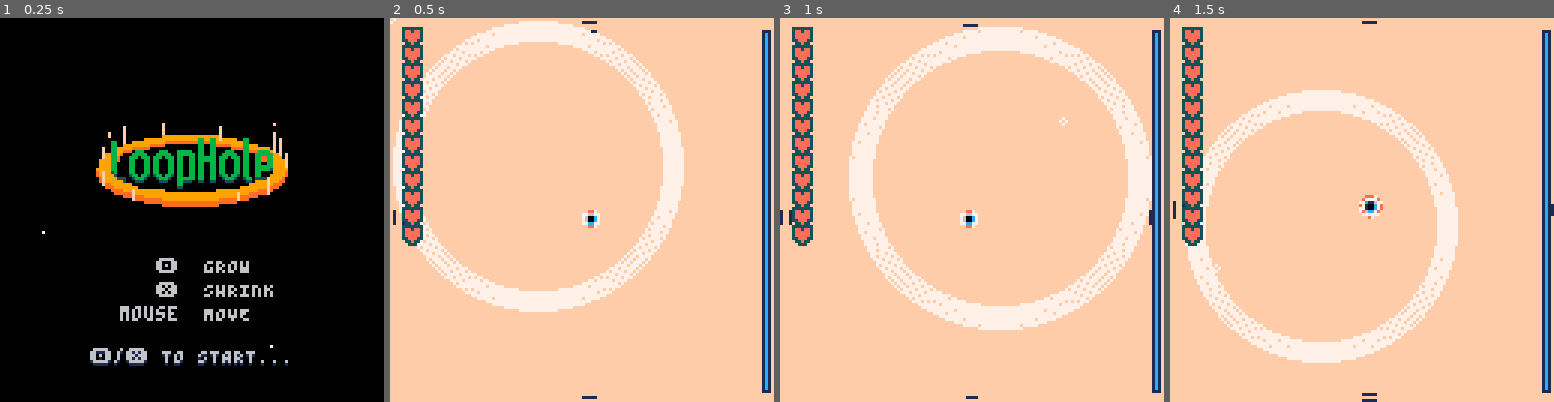
Above: before the commit, frames 1-4 (left to right).
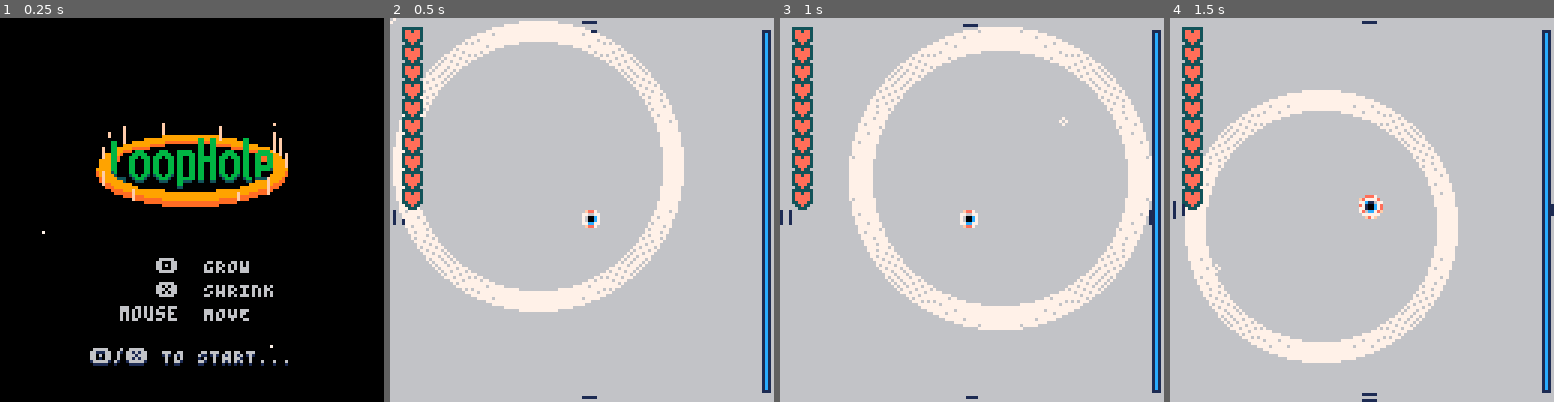
Above: after the commit, the same moments.

Repository: Alfie-Edwards/LoopHole
Game: PICO-8 cartridge loop.p8
The game is run twice, just before and just after one commit, with the same random seed, the same clock (stepped at 60 frames per second) and the same inputs.
Inputs (mouse positions are in pixels of both pictures, inside the frame that each line leads up to):
- Up to frame 1 (0.25 s): no input
- Up to frame 2 (0.5 s): tap X (X key) at 0.33 s
- Up to frame 3 (1 s): click (1060, 121) at 0.67 s; tap O (Z key) at 0.7 s
- Up to frame 4 (1.5 s): tap X (X key) at 1.07 s; click (1216, 267) at 1.22 s

Frame 1 is identical in both runs. In frame 2, 86% of the frame differs, in the area x 0-100%, y 0-100%; in frame 3, 82%; in frame 4, 85%.

Commit message:
* sketch out the rest of the timeline * allow processing multiple plan steps in one update * fix for vein cell offsets * fix _make_sprite_zoom_scene for non-square sprites * multiply speed per cycle * max health to 10

Diff:
--- a/loop.p8
+++ b/loop.p8
@@ -52,7 +52,7 @@
 loop_min_r = 6
 loop_nudge_amount = 0.5
 
-loop_max_health = 12
+loop_max_health = 10
 loop_resize_rate = 2.5
 
 paralax_amount = 0.1
@@ -67,6 +67,7 @@
 }
 
 speed = 0.08
+per_cycle_speed_multiplier = 1.2
 
 
 -- main behaviour
@@ -215,6 +216,9 @@
 		seen_obstacle_this_scene = false
 		timeline_idx = go_to_next_scene(timeline_idx)
 		t_started_scene = t()
+		if timeline_idx > 1 and (timeline_idx - 1) % #timeline == 0 then
+			speed *= per_cycle_speed_multiplier
+		end
 	else
 		local new_obstacles = update_scene(timeline_idx, scene_progress())
 		for _, obstacle in ipairs(new_obstacles) do
@@ -266,7 +270,8 @@
 		   curio.sprite == sprite_index.plastic2 or
 		   curio.sprite == sprite_index.plastic3 or
 		   curio.sprite == sprite_index.plasticbag or
-		   curio.sprite == sprite_index.can then
+		   curio.sprite == sprite_index.can or
+		   curio.sprite == sprite_index.cd then
 			woosh = wooshes.glug
 		elseif curio.r > 20 then
 			woosh = wooshes.big
@@ -950,7 +955,7 @@
 		w = 16,
 		h = 16,
 	},
-	cd = {
+	fish = {
 		x = 0 * 16,
 		y = 6 * 16,
 		w = 16 * 4,
--- a/timeline.lua
+++ b/timeline.lua
@@ -97,30 +97,46 @@
 			if (this.state.dust_spawner ~= nil) this.state.dust_spawner.maybe_spawn(this.state.dust_spawner)
 
 			-- potentially spawn new curios
-			local candidate = this.plan[this.state.plan_idx]
-
-			if not this.state.completed_indices[this.state.plan_idx] and progress > candidate.progress then
-				this.state.completed_indices[this.state.plan_idx] = true
-				this.state.plan_idx += 1
-
-				-- deepcopy the curio to make it easy to reset the scene and
-				-- have it still work next time around
-				local curios = deepcopy(candidate.curios)
-
-				if curios[1] == nil then
-					curios = {curios}
+			local results = {}
+			local current_idx = this.state.plan_idx
+
+			while current_idx <= #this.plan do
+				if not this.state.completed_indices[current_idx] then
+					local candidate = this.plan[current_idx]
+					if progress <= candidate.progress then
+						break
+					end
+
+					this.state.completed_indices[current_idx] = true
+
+					-- deepcopy the curio to make it easy to reset the scene and
+					-- have it still work next time around
+					local curios = deepcopy(candidate.curios)
+
+					if curios[1] == nil then
+						curios = {curios}
+					end
+
+					local result = {}
+					for _, curio in ipairs(curios) do
+						add(this.state.submitted, curio)
+						add(result, curio)
+					end
+
+					add(results, result)
 				end
-
-				local result = {}
-				for _, curio in ipairs(curios) do
-					add(this.state.submitted, curio)
-					add(result, curio)
+				current_idx += 1
+			end
+
+			this.state.plan_idx = (current_idx - 1)
+			-- merge all the individual results lists into one
+			local res = {}
+			for _, ls in ipairs(results) do
+				for _, c in ipairs(ls) do
+					add(res, c)
 				end
-
-				return result
 			end
-
-			return {}
+			return res
 		end,
 		draw_background=function(this, progress, next_bg_col)
 			reset_pal()
@@ -170,9 +186,10 @@
 	}
 end
 
--- size = the width of the sprite in the world (not on the sprite sheet)
---        for 'corner' sprites, this is the width of *one* of the corners.
-function _make_sprite_zoom_scene(bg_col, sprite, spr_z_start, size, x, y, flip_x, flip_y)
+-- width = the width of the sprite in the world (not on the sprite sheet)
+--         for 'corner' sprites, this is the width of *one* of the corners.
+function _make_sprite_zoom_scene(bg_col, sprite, width, spr_z_start, x, y, flip_x, flip_y)
+	if (spr_z_start == nil) spr_z_start = z_start
 	if (x == nil) x = 0
 	if (y == nil) y = 0
 	if (flip_x == nil) flip_x = false
@@ -195,7 +212,8 @@
 			end
 
 			local sx, sy = world_to_screen(x, y, z)
-			local ssize = cam.zoom * (size / z)
+			local sw = cam.zoom * (width / z)
+			local sh = sw * (sprite.h / sprite.w)
 
 			if sprite.corner then
 				-- NOTE: smush the quarters together by a pixel cause otherwise
@@ -203,33 +221,32 @@
 				-- top-left
 				sspr(sprite.x, sprite.y,
 				     sprite.w, sprite.h,
-				     (sx - ssize) + 1, (sy - ssize) + 1,
-				     ssize, ssize,
+				     (sx - sw) + 1, (sy - sh) + 1,
+				     sw, sh,
 				     true, false)
 				-- top-right
 				sspr(sprite.x, sprite.y,
 				     sprite.w, sprite.h,
-				     sx, (sy - ssize) + 1,
-				     ssize, ssize,
+				     sx, (sy - sh) + 1,
+				     sw, sh,
 				     false, false)
 				-- bottom-left
 				sspr(sprite.x, sprite.y,
 				     sprite.w, sprite.h,
-				     (sx - ssize) + 1, sy,
-				     ssize, ssize,
+				     (sx - sw) + 1, sy,
+				     sw, sh,
 				     true, true)
 				-- bottom-right
 				sspr(sprite.x, sprite.y,
 				     sprite.w, sprite.h,
 				     sx, sy,
-				     ssize, ssize,
+				     sw, sh,
 				     false, true)
 			else
-				local srad = ssize / 2
 				sspr(sprite.x, sprite.y,    -- sprite_x, sprite_y
 				     sprite.w, sprite.h,    -- sprite_w, sprite_h
-				     sx - srad, sy - srad,  -- x, y
-				     ssize, ssize,          -- w, h
+				     sx - sw/2, sy - sh/2,  -- x, y
+				     sw, sh,                -- w, h
 				     false, false)          -- flip_x, flip_y
 			 end
 		end,
@@ -262,7 +279,7 @@
 	for i=-3,3 do
 		local dist = i * (spacing + sprite_r * 2)
 		add(curios, sprite_curio({
-			x = dist * ca + dists[2] * sa,
+			x = dist * ca - dists[2] * sa,
 			y = dist * sa + dists[2] * ca,
 			r = sprite_r,
 			id = "bloodcell",
@@ -385,7 +402,7 @@
 	-- * draw_background = function(this, progress, next_bg_col)
 	-- * update = function(this, progress)  (should return any new curios to handle)
 	-- * end_scene = function(this)
-	_make_sprite_zoom_scene(15, sprite_index.eye2, z_start, 32),
+	_make_sprite_zoom_scene(6, sprite_index.eye2, 32, z_start),
 	_make_curio_spawner_scene(0,
 		{
 			{
@@ -675,7 +692,7 @@
 				}),
 			},
 		}, _make_dust_spawner(4)),
-	_make_sprite_zoom_scene(2, sprite_index.virus4, 15, 32, -0.5, -0.5),
+	_make_sprite_zoom_scene(2, sprite_index.virus4, 32, 15, -0.5, -0.5),
 	_make_curio_spawner_scene(7,
 	{
 		{
@@ -749,73 +766,122 @@
 			})
 		},
 	}, _make_dust_spawner(6)),
-	_make_sprite_zoom_scene(7, sprite_index.atom, 10, 32, -0.5, -0.5),
+	_make_sprite_zoom_scene(7, sprite_index.atom, 32, 10, -0.5, -0.5),
 	_make_curio_spawner_scene(0,
 	{
 		{
 			progress = 0,
 			curios = sprite_curio({
 				x = 2, y = 2,
-				r = 6, id = "nebula2",
+				r = 6, id = "nebula",
 			}),
 		},
 		{
 			progress = 10,
 			curios = sprite_curio({
 				x = -3, y = 4,
-				r = 11, id = "nebula",
+				r = 11, id = "nebula2",
 			}),
 		},
 		{
 			progress = 14,
 			curios = sprite_curio({
 				x = -4, y = -3,
-				r = 13, id = "nebula2",
+				r = 13, id = "galaxy",
 			}),
 		},
 		{
 			progress = 20,
 			curios = sprite_curio({
 				x = 6, y = -4,
-				r = 16, id = "nebula2",
+				r = 16, id = "galaxy2",
 			}),
 		},
 		{
 			progress = 36,
 			curios = sprite_curio({
 				x = 0, y = 1,
-				r = 24, id = "nebula",
+				r = 24, id = "ringplanet",
 			}),
 		},
 		{
 			progress = 48,
 			curios = sprite_curio({
 				x = -45, y = -30,
-				r = 30, id = "nebula",
+				r = 30, id = "planet",
 			}),
 		},
 		{
 			progress = 54,
 			curios = sprite_curio({
 				x = 40, y = -17,
-				r = 33, id = "nebula2",
+				r = 33, id = "planet2",
 			}),
 		},
 		{
 			progress = 58,
 			curios = sprite_curio({
 				x = 4, y = -2,
-				r = 35, id = "nebula",
+				r = 35, id = "planet3",
 			}),
 		},
 		{
 			progress = 64,
 			curios = sprite_curio({
 				x = 2, y = -48,
-				r = 38, id = "nebula",
+				r = 38, id = "ringplanet2",
 			}),
 		},
 	}, _make_dust_spawner(6)),
+	_make_sprite_zoom_scene(0, sprite_index.earth, 32),
+	_make_curio_spawner_scene(12, {
+		{
+			progress = 0,
+			curios = sprite_curio({
+				x = 12, y = 12,
+				r = 16, id = "cloud",
+			})
+		},
+		{
+			progress = 5,
+			curios = sprite_curio({
+				x = 0, y = 0,
+				r = 16, id = "cloud2",
+			})
+		},
+	}, _make_dust_spawner(7)),
+	_make_wipe_scene(12, 10),
+	_make_curio_spawner_scene(-4, {
+		{
+			progress = 0,
+			curios = sprite_curio({
+				x = 12, y = 12,
+				r = 16, id = "plasticbag",
+			})
+		},
+		{
+			progress = 8,
+			curios = sprite_curio({
+				x = 0, y = 0,
+				r = 32, id = "plastic3",
+			})
+		},
+		{
+			progress = 16,
+			curios = sprite_curio({
+				x = 0, y = 0,
+				r = 32, id = "plastic",
+			})
+		},
+		{
+			progress = 24,
+			curios = sprite_curio({
+				x = 0, y = 0,
+				r = 32, id = "plastic2",
+			})
+		},
+	}, _make_dust_spawner(12)),
+	_make_sprite_zoom_scene(-4, sprite_index.fish, 32, z_start, -13),
 }
 
 function scene(idx)
Not shown, changed: todo.md
